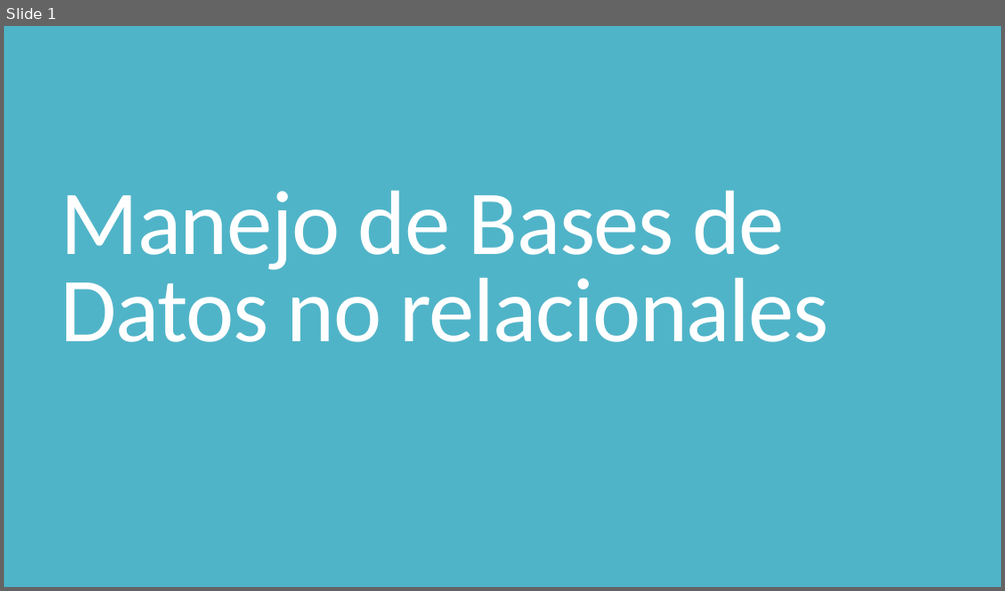
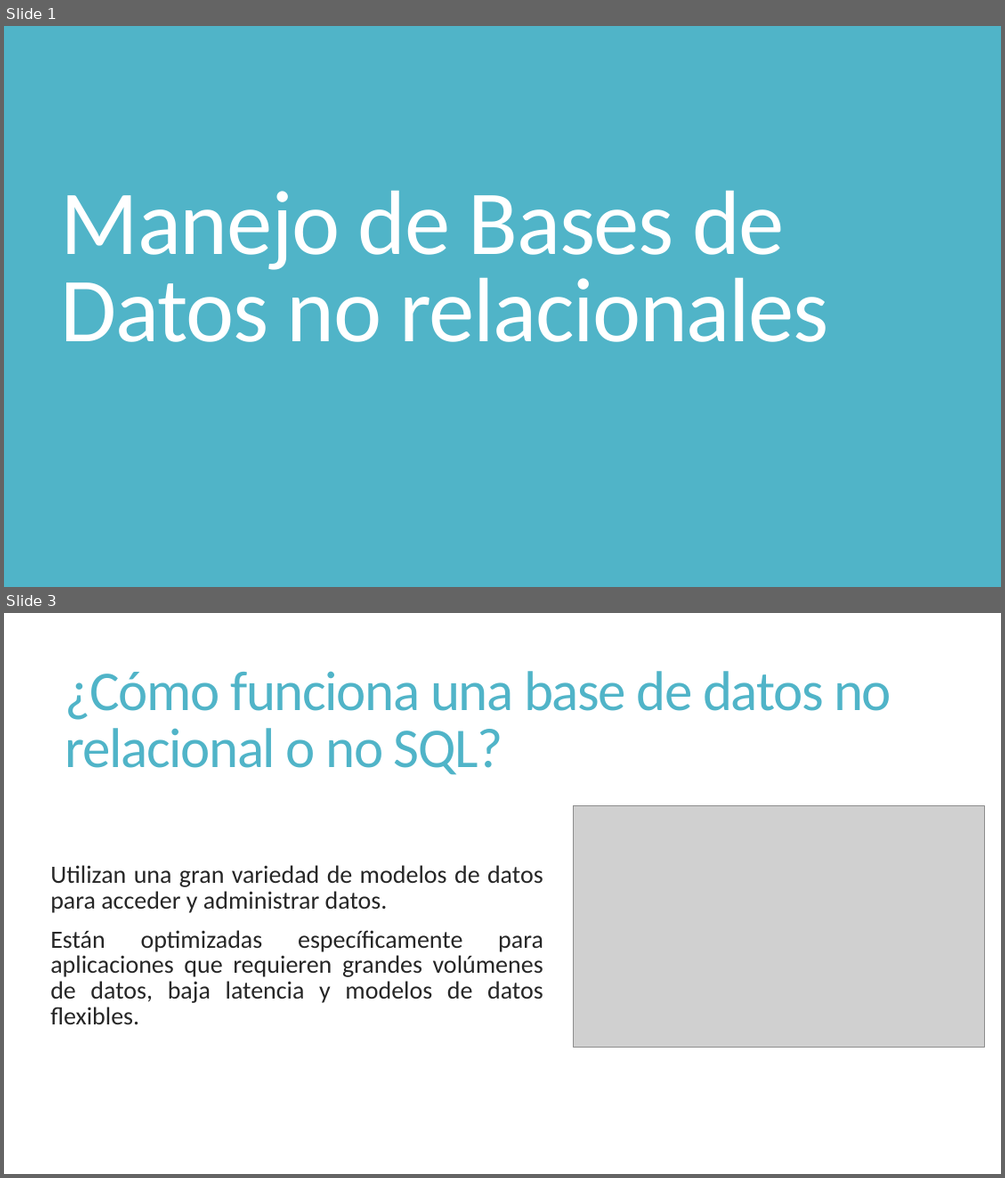
Before and after one commit to javiermelo1672/CursoIonic, a slide deck: Presentaciones/4. Manejo de bases de datos no relacionales.pptx. Shown one above the other, each under a label of ours: slide 1 before the commit, slides 1 and 3 after it; the slides between them are not shown. The pictures are 1005x591 and 1005x1178 pixels, drawn with LibreOffice and Linux fonts; fonts in the diff are those of the drawing; grey boxes stand for pictures. Boxes give left, top, right and bottom in pixels: in the first picture for what was removed or moved away, otherwise in the second. Text is boxed around its words. In the diff, an @@ line names an element or a change of style, - is before the commit and + after.

```diff
--- a/Presentaciones/4. Manejo de bases de datos no relacionales.pptx
+++ b/Presentaciones/4. Manejo de bases de datos no relacionales.pptx
@@ slide 3 added at (4,613,1001,1174), background #FFFFFF @@
@@ title added at (65,671,891,775), 54 pt, text #50B4C8 @@
+¿Cómo funciona una base de datos no relacional o no SQL?
@@ picture added at (573,806,985,1046) @@
@@ text added at (50,865,543,1024), 24 pt, text #262626 @@
+Utilizan una gran variedad de modelos de datos para acceder y administrar datos.
+Están optimizadas específicamente para aplicaciones que requieren grandes volúmenes de datos, baja latencia y modelos de datos flexibles.
```
Also in this commit, not shown: 28 other slides added, 17 slides removed, 5 other files.
